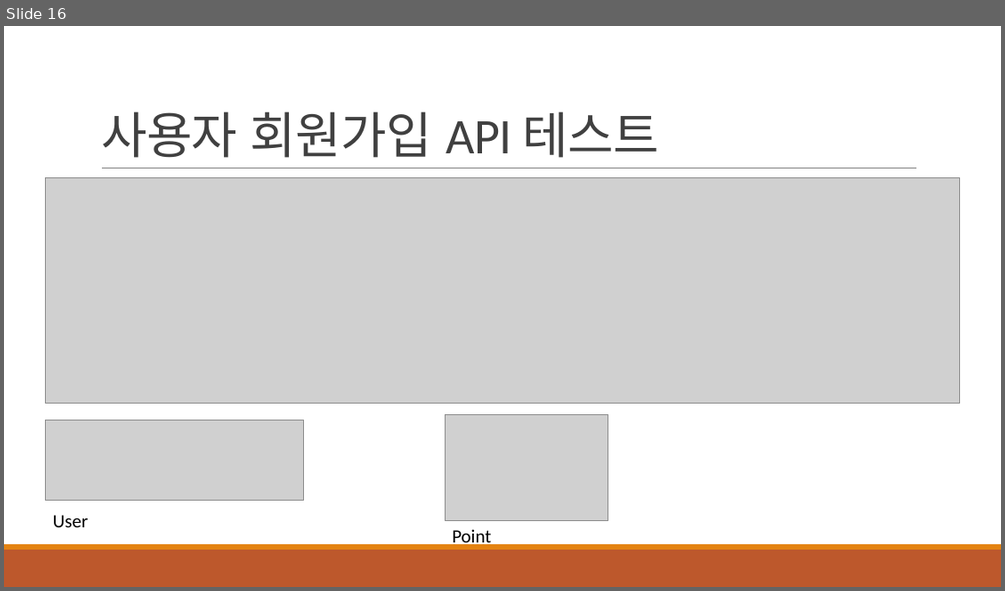
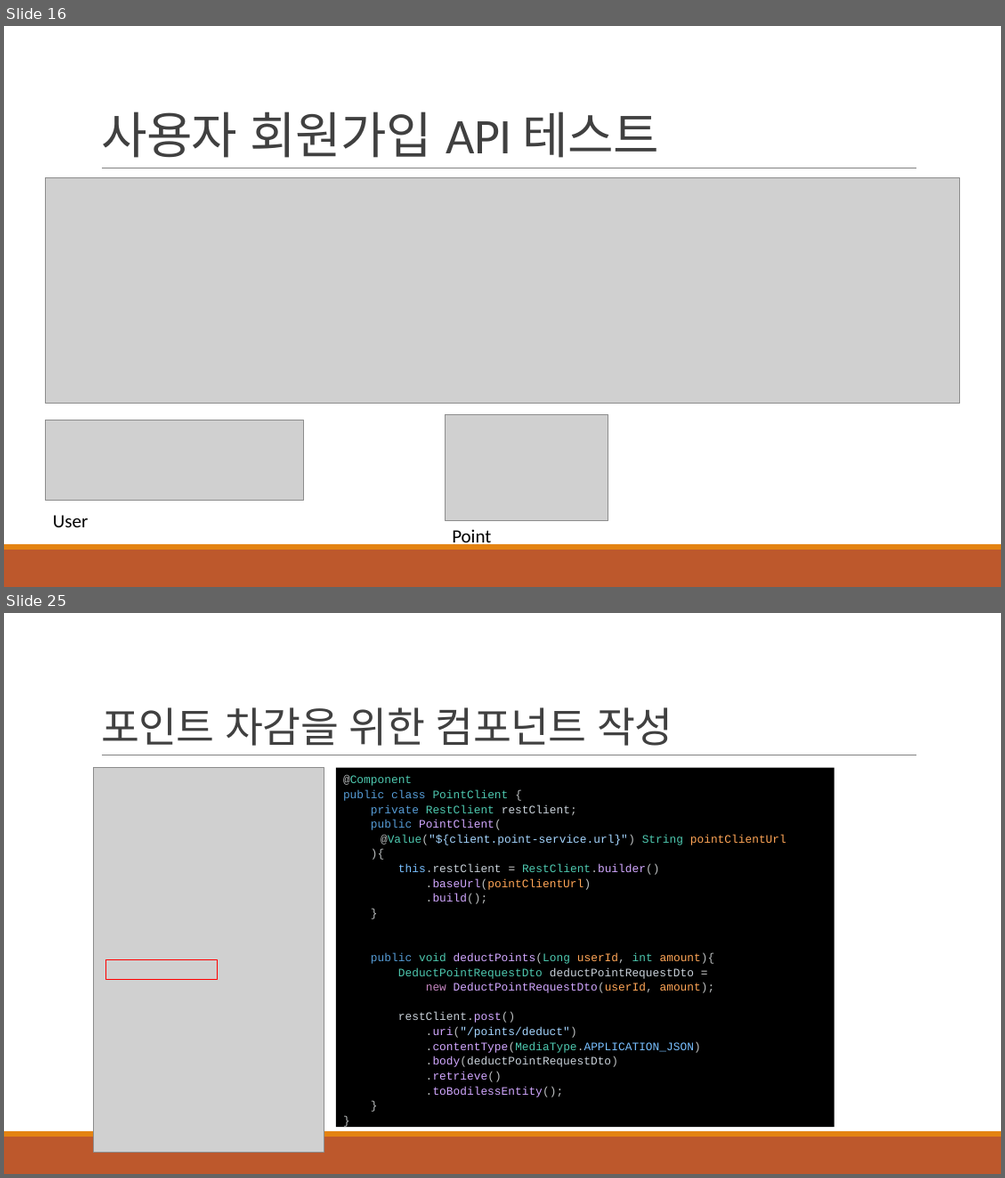
Before and after one commit to khb3025/study-msa, a slide deck: msa-ppt/3. 데이터 쓰기 API 구현.pptx. Shown one above the other, each under a label of ours: slide 16 before the commit, slides 16 and 25 after it; the slides between them are not shown. The pictures are 1005x591 and 1005x1178 pixels, drawn with LibreOffice and Linux fonts; fonts in the diff are those of the drawing; grey boxes stand for pictures. Boxes give left, top, right and bottom in pixels: in the first picture for what was removed or moved away, otherwise in the second. Text is boxed around its words. In the diff, an @@ line names an element or a change of style, - is before the commit and + after.

Commit message:
feat : 게시글 등록 시 동작 재정의
1. 게시글 등록 요청
2. 포인트 차감
3. 게시글 저장
4. 활동포인트 증가

```diff
--- a/msa-ppt/3. 데이터 쓰기 API 구현.pptx
+++ b/msa-ppt/3. 데이터 쓰기 API 구현.pptx
@@ slide 25 added at <box>4,613,1001,1174</box>, background #FFFFFF; not listed: 3 template elements that a slide beside it also shows @@
@@ title added at <box>101,707,672,746</box>, 40 pt, text #404040 @@
+포인트 차감을 위한 컴포넌트 작성
@@ picture added at <box>94,768,324,1152</box> @@
@@ rectangle added at <box>336,768,834,1127</box>, fill #000000, 11 pt, text #D2A8FF @@
+@Component
+public class PointClient {
+private RestClient restClient;
+public PointClient(
+@Value("${client.point-service.url}") String pointClientUrl
+){
+this.restClient = RestClient.builder()
+.baseUrl(pointClientUrl)
+.build();
+}
+public void deductPoints(Long userId, int amount){
+DeductPointRequestDto deductPointRequestDto =
+new DeductPointRequestDto(userId, amount);
+restClient.post()
+.uri("/points/deduct")
+.contentType(MediaType.APPLICATION_JSON)
+.body(deductPointRequestDto)
+.retrieve()
+.toBodilessEntity();
+}
+}
@@ rectangle added at <box>106,960,217,980</box>, outline #FF0000 1.25 pt @@
```
Also in this commit, not shown: 1 slide changed, 11 other slides added, 8 other files.
